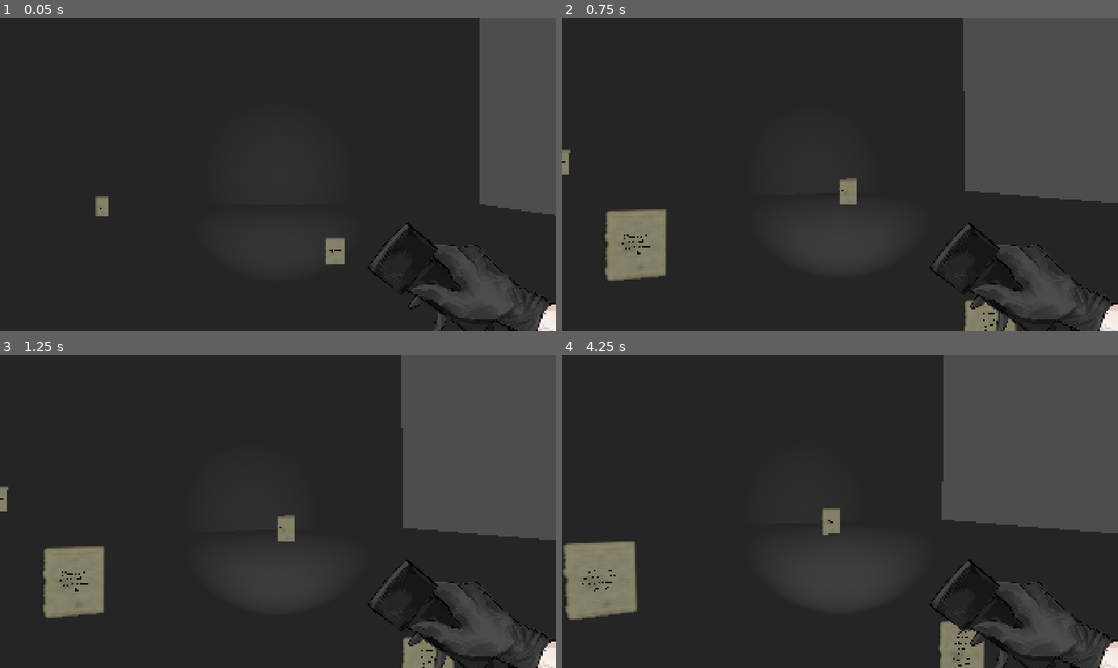
Above: before the commit, frames 1-4 (two rows, left to right).
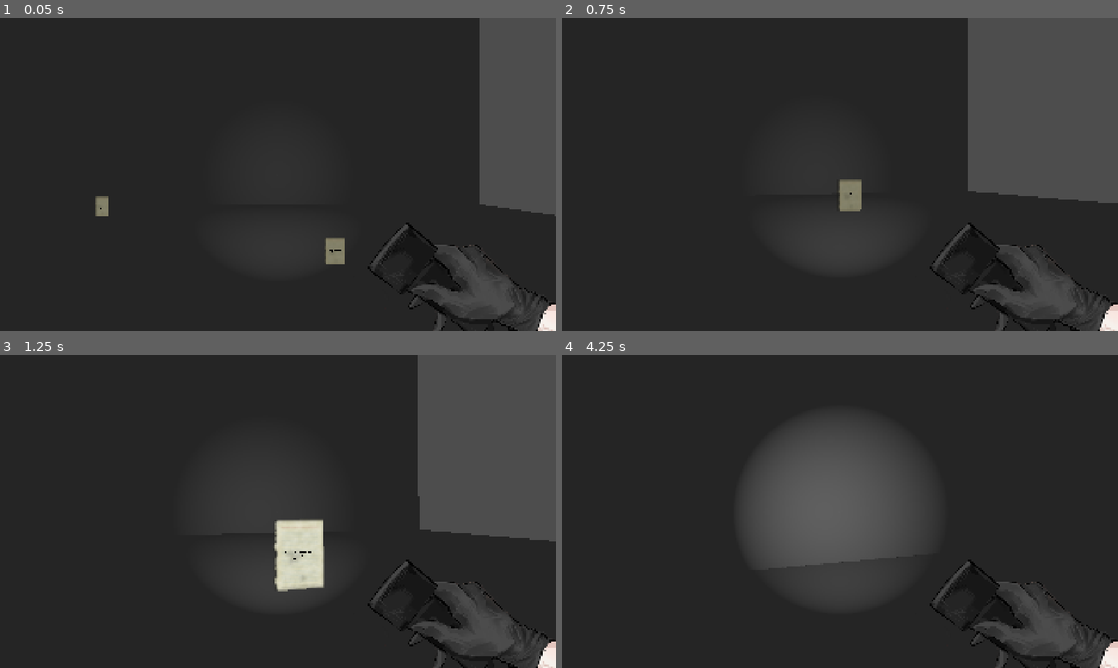
Above: after the commit, the same moments.

Repository: etherstep/mycophobia
Game: Godot game, scene res://Scenes/world.tscn
The game is run twice, just before and just after one commit, with the same random seed, the same clock (stepped at 60 frames per second) and the same inputs.
Inputs (mouse positions are in pixels of both pictures, inside the frame that each line leads up to):
- Up to frame 1 (0.05 s): no input
- Up to frame 2 (0.75 s): move the mouse to (867, 174) at 0.52 s; hold W (move_forward) from 0.53 s (still down); click (867, 174) at 0.6 s
- Up to frame 3 (1.25 s): keep holding W (move_forward)
- Up to frame 4 (4.25 s): keep holding W (move_forward); move the mouse to (812, 511) at 1.27 s; click (812, 511) at 1.35 s; move the mouse to (851, 505) at 2.02 s; click (851, 505) at 2.1 s; move the mouse to (834, 517) at 2.77 s; click (834, 517) at 2.85 s; tap Enter at 3.5 s; move the mouse to (878, 514) at 3.52 s; click (878, 514) at 3.6 s

Frame 1 is identical in both runs. In frame 2, 3.6% of the frame differs, in the area x 0-97%, y 0-100%; in frame 3, 6.6%; in frame 4, 33%, in the area x 0-100%, y 0-100%.

Commit message:
updated font and added WASD

Diff:
--- a/Scenes/Collectable/collectible.tscn
+++ b/Scenes/Collectable/collectible.tscn
@@ -3,7 +3,7 @@
 [ext_resource type="Script" uid="uid://c2g4mg6q43r6o" path="res://Scripts/collectible.gd" id="1_sbuda"]
 [ext_resource type="Resource" uid="uid://wuon56xger2q" path="res://Items/note_1.tres" id="2_bhxhe"]
 [ext_resource type="Texture2D" uid="uid://y3wffoaoc0gx" path="res://Assets/PNG-Single Sheet-02.png" id="3_8nals"]
-[ext_resource type="FontFile" uid="uid://cro8r0d8svrul" path="res://Assets/Fonts/Bastliga One.ttf" id="4_8nals"]
+[ext_resource type="FontFile" uid="uid://btcxyxvw03gkt" path="res://Assets/Fonts/Bastliga One.otf" id="4_8nals"]
 
 [sub_resource type="BoxShape3D" id="BoxShape3D_y1mi7"]
 size = Vector3(0.12124634, 0.18652344, 0.0072631836)
--- a/Scripts/player.gd
+++ b/Scripts/player.gd
@@ -50,7 +50,8 @@
 	if not is_on_floor():
 		velocity += get_gravity() * delta
 
-	var input_dir := Input.get_vector("ui_left", "ui_right", "ui_up", "ui_down")
+	#var input_dir := Input.get_vector("ui_left", "ui_right", "ui_up", "ui_down")
+	var input_dir := Input.get_vector("move_left", "move_right", "move_forward", "move_backwards")
 	var direction := (transform.basis * Vector3(input_dir.x, 0, input_dir.y)).normalized()
 	if direction:
 		velocity.x = direction.x * SPEED
